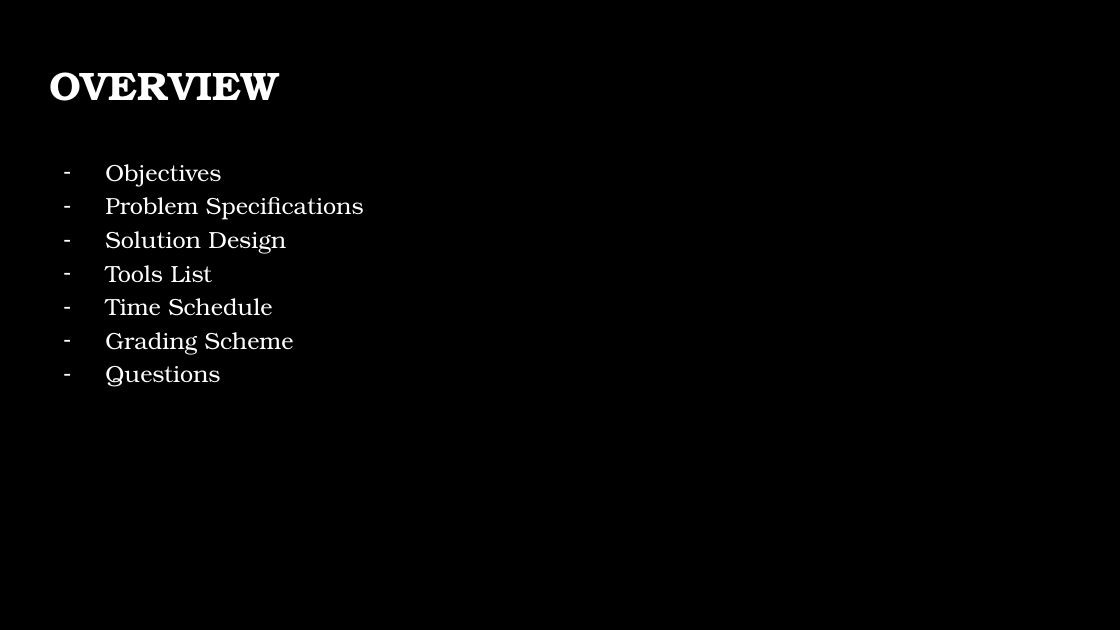
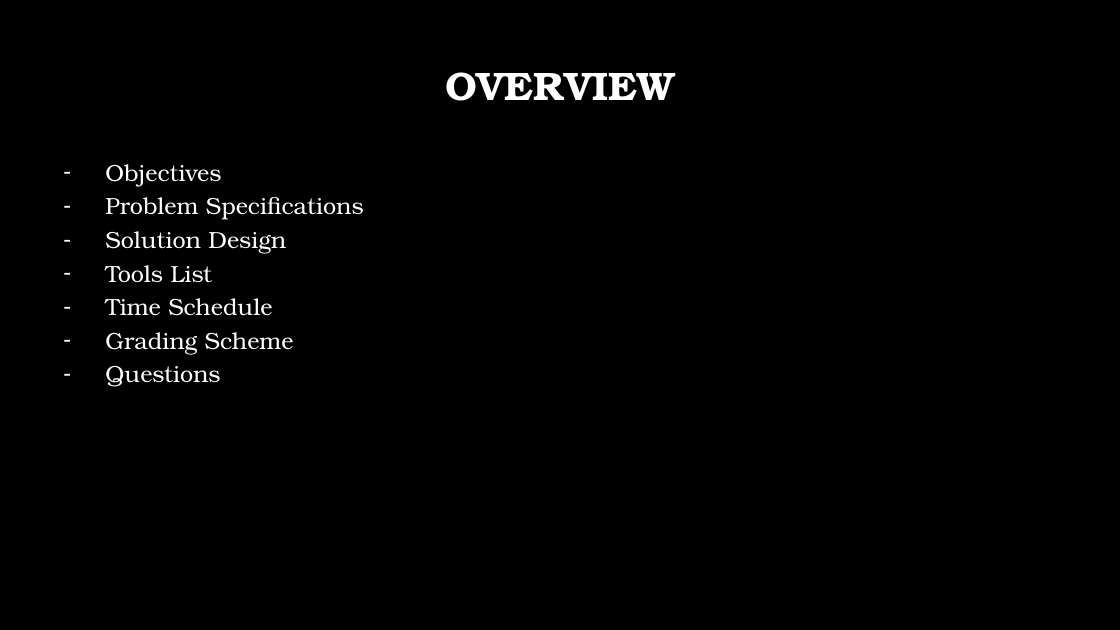
Before and after one commit to steveb1250/Devils_Grip_Proposal, a slide deck: slide 2 of CSC_520_Devils_Grip.pptx. Drawn at 1120x630 pixels with LibreOffice and Linux fonts; fonts in the diff are those of the drawing; background and template pictures are left out. Boxes give left, top, right and bottom in pixels: in the first picture for what was removed or moved away, otherwise in the second. Text is boxed around its words. In the diff, an @@ line names an element or a change of style, - is before the commit and + after.

```diff
--- a/CSC_520_Devils_Grip.pptx
+++ b/CSC_520_Devils_Grip.pptx
@@ title "OVERVIEW" at [445, 72, 674, 101]: alignment left to centre @@
```
Also in this commit, not shown: 7 other slides changed, 2 slides added, 1 slide removed, 3 other files.
